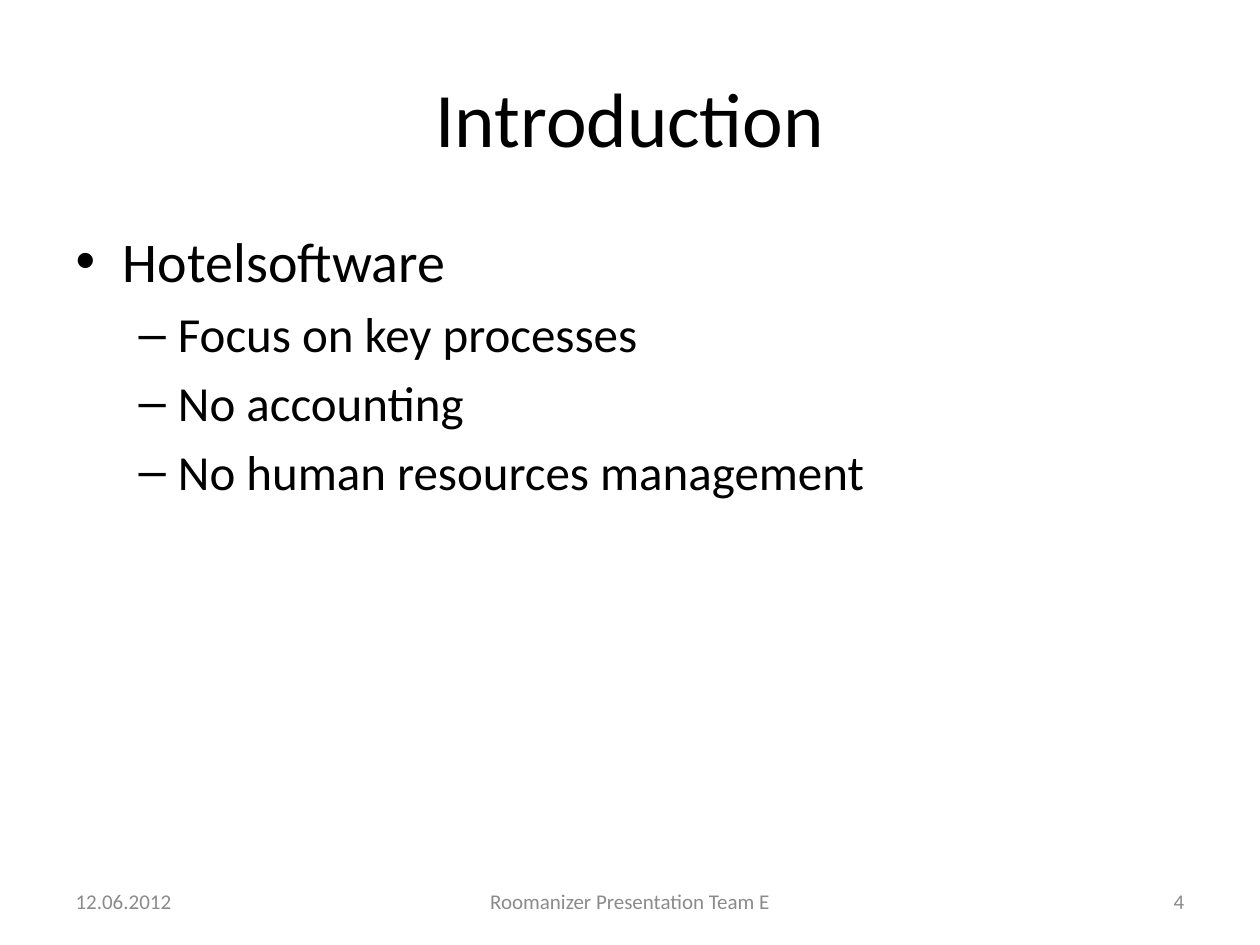
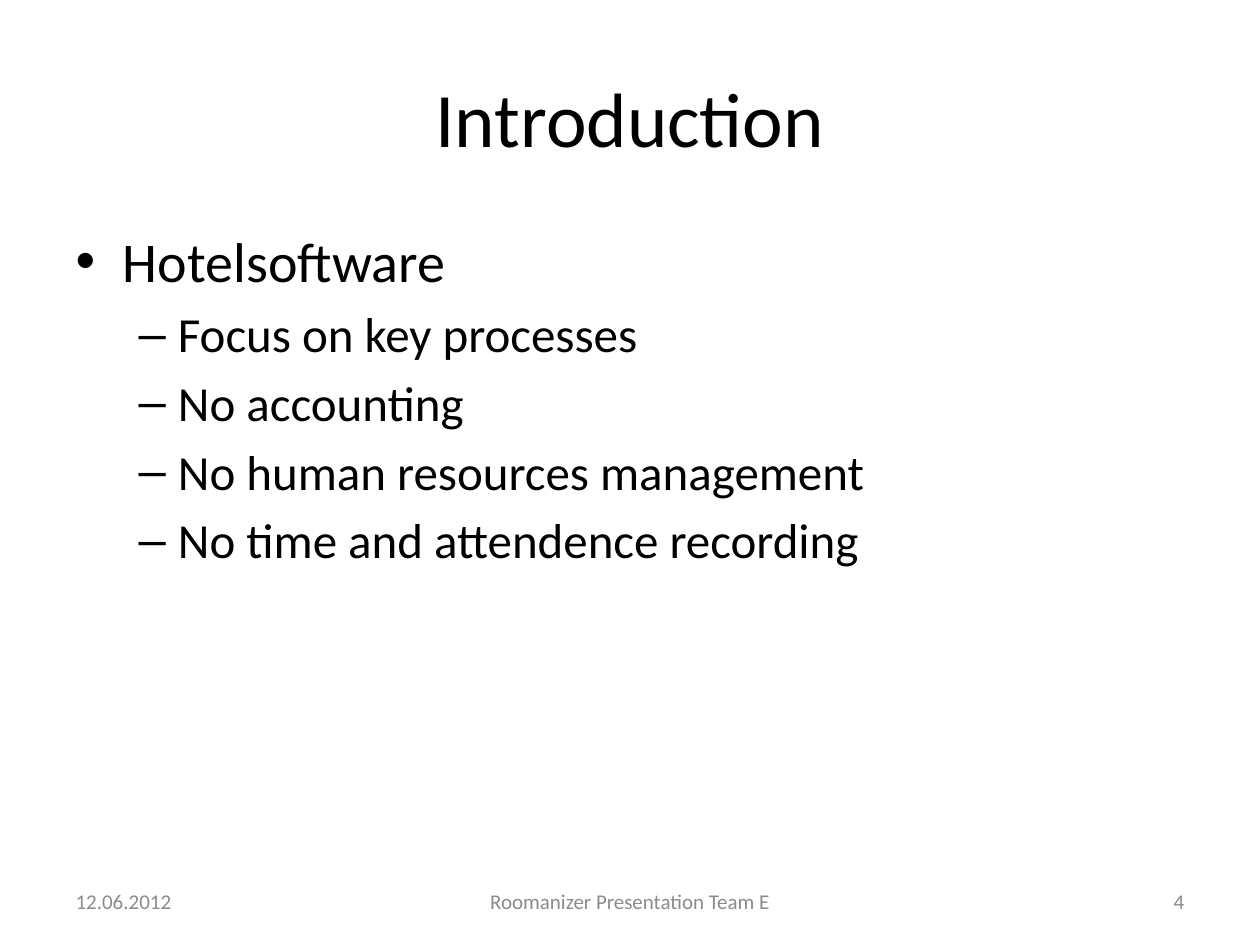
Before and after one commit to markusmo/HotelSoftware, a slide deck: slide 4 of Documentation/Praesentation/PresentationRoomanizer.pptx. Drawn at 1260x945 pixels with LibreOffice and Linux fonts; fonts in the diff are those of the drawing. Boxes give left, top, right and bottom in pixels: in the first picture for what was removed or moved away, otherwise in the second. Text is boxed around its words. In the diff, an @@ line names an element or a change of style, - is before the commit and + after.

```diff
--- a/Documentation/Praesentation/PresentationRoomanizer.pptx
+++ b/Documentation/Praesentation/PresentationRoomanizer.pptx
@@ text at (178,524,859,567): paragraph added @@
+  – No time and attendence recording
```
Also in this commit, not shown: 8 other slides changed.
